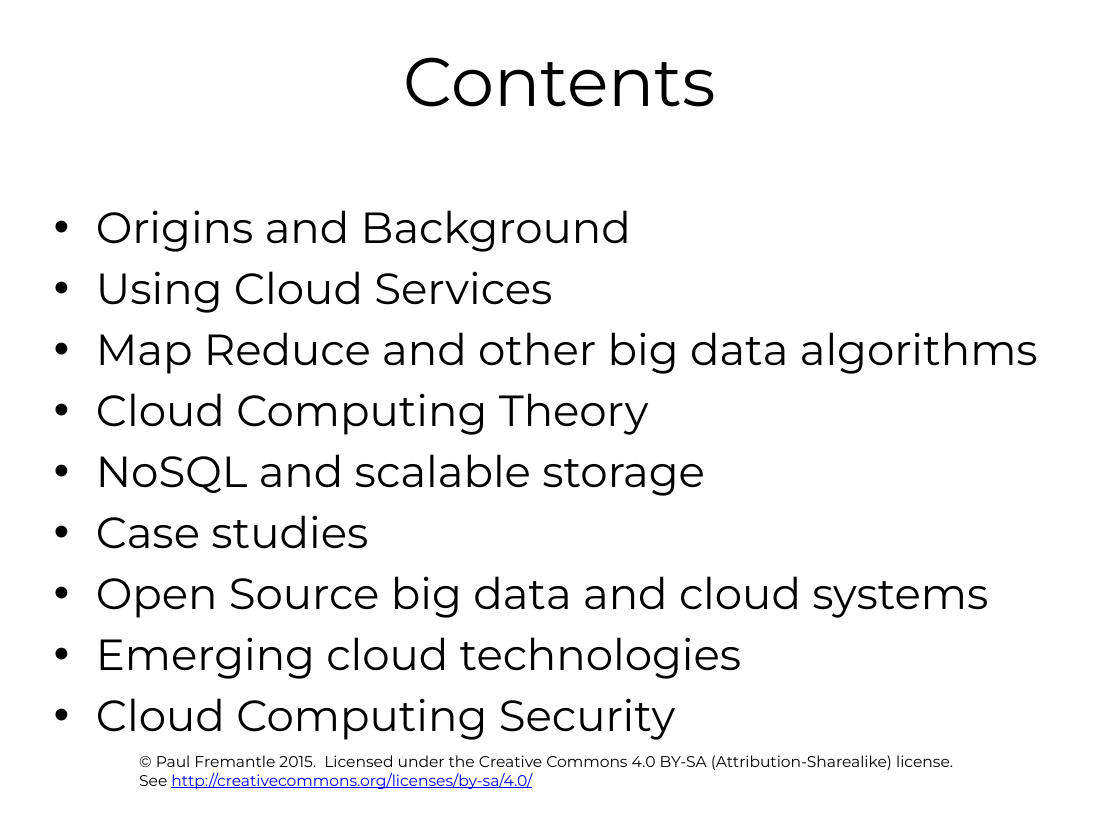
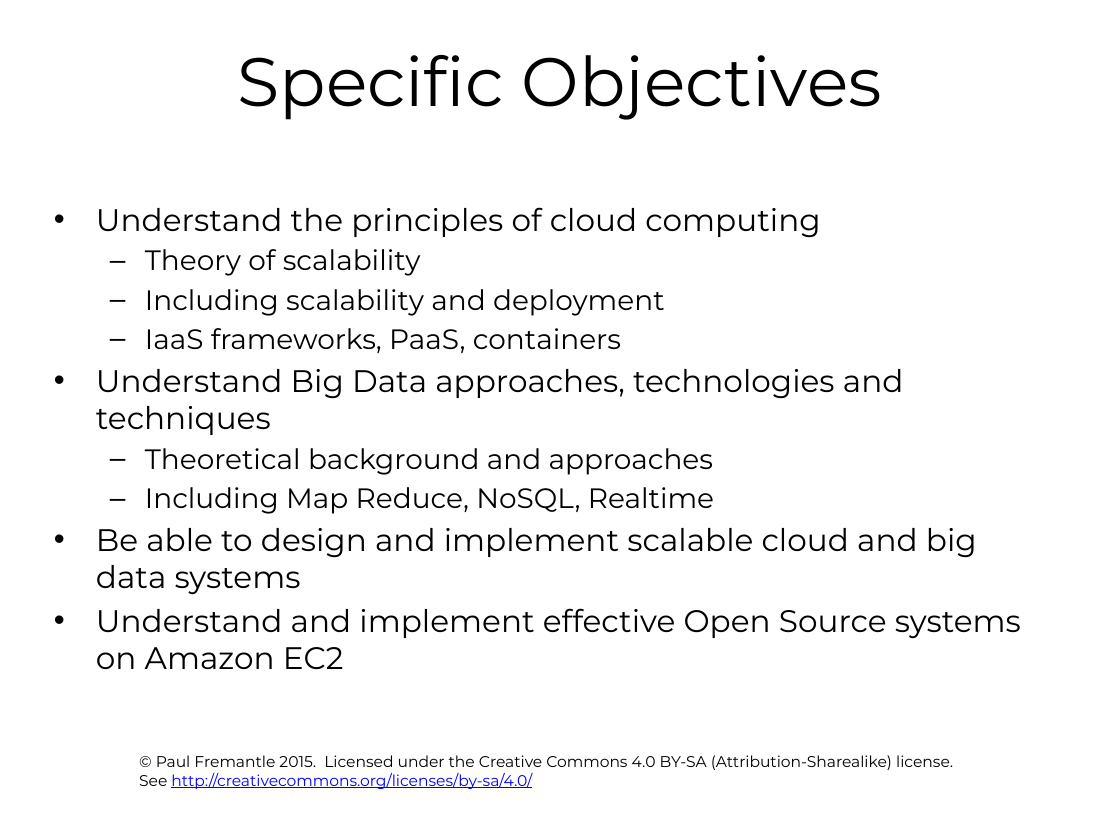
Before and after one commit to pzfreo/ox-clo, a slide deck: slide 7 of pres-source/00-intro.pptx (slide 5 before the commit). Drawn at 1120x840 pixels with LibreOffice and Linux fonts; fonts in the diff are those of the drawing; background and template pictures are left out. Boxes give left, top, right and bottom in pixels: in the first picture for what was removed or moved away, otherwise in the second. Text is boxed around its words. In the diff, an @@ line names an element or a change of style, - is before the commit and + after.

```diff
--- a/pres-source/00-intro.pptx
+++ b/pres-source/00-intro.pptx
@@ title at [238, 55, 882, 120]: text changed @@
-Contents
+Specific Objectives
@@ text at [96, 207, 1021, 670]: text changed; size 28 to 20 pt @@
-• Origins and Background
-• Using Cloud Services
-• Map Reduce and other big data algorithms
-• Cloud Computing Theory
-• NoSQL and scalable storage
-• Case studies
-• Open Source big data and cloud systems
-• Emerging cloud technologies
-• Cloud Computing Security
+• Understand the principles of cloud computing
+  – Theory of scalability
+  – Including scalability and deployment
+  – IaaS frameworks, PaaS, containers
+• Understand Big Data approaches, technologies and techniques
+  – Theoretical background and approaches
+  – Including Map Reduce, NoSQL, Realtime
+• Be able to design and implement scalable cloud and big data systems
+• Understand and implement effective Open Source systems on Amazon EC2
```
Also in this commit, not shown: 4 other slides changed, 3 slides added, 1 slide removed, 14 other files.
